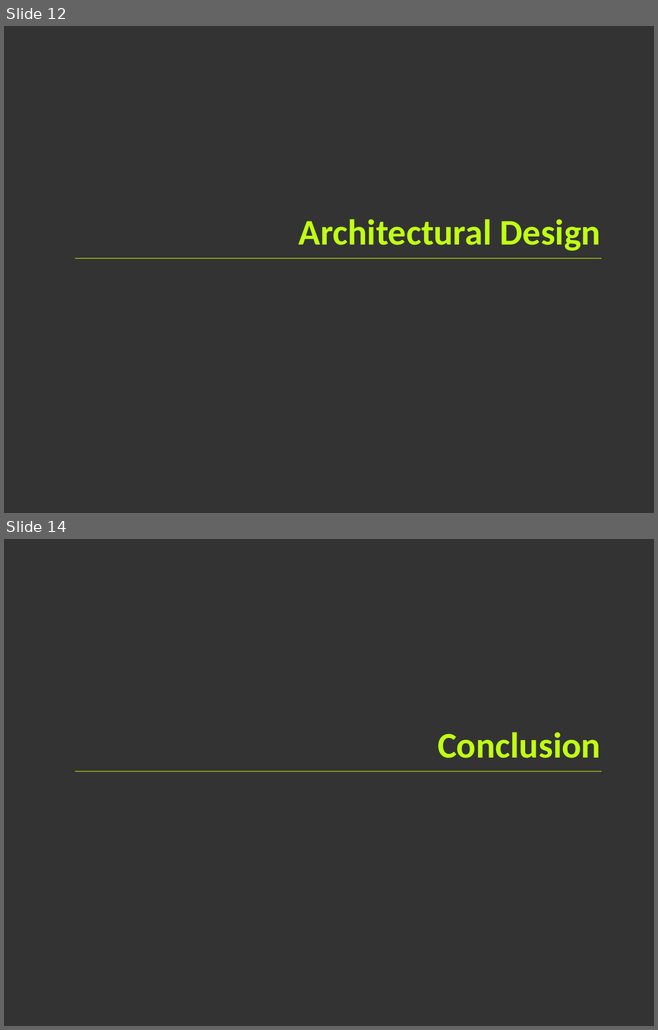
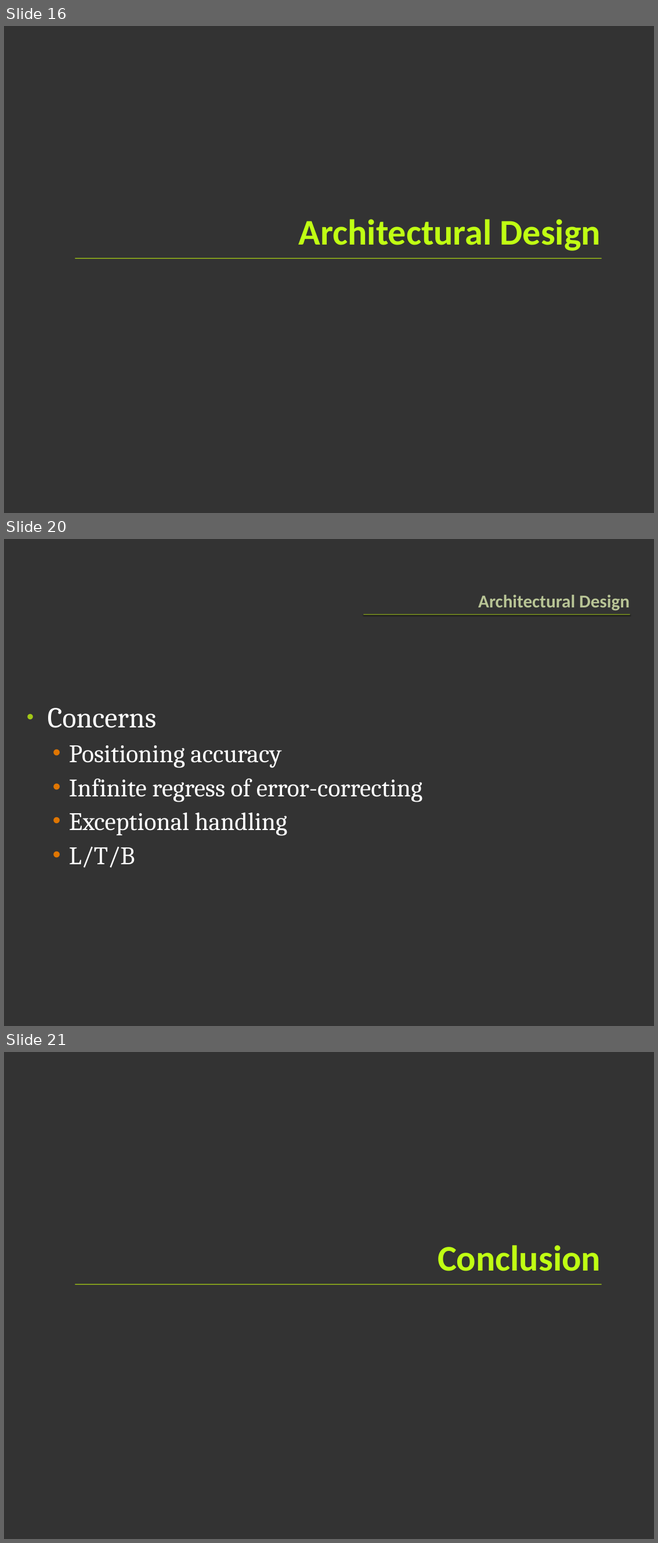
Before and after one commit to greck/0xDEADBEEF, a slide deck: PRES.pptx. Shown one above the other, each under a label of ours: slides 12 and 14 before the commit, slides 16, 20 and 21 after it; the slides between them are not shown. The pictures are 658x1030 and 658x1543 pixels, drawn with LibreOffice and Linux fonts; fonts in the diff are those of the drawing. Boxes give left, top, right and bottom in pixels: in the first picture for what was removed or moved away, otherwise in the second. Text is boxed around its words. In the diff, an @@ line names an element or a change of style, - is before the commit and + after.

```diff
--- a/PRES.pptx
+++ b/PRES.pptx
@@ slide 20 added at [4,539,654,1026], background #333333 @@
@@ title added at [478,595,629,610], 20 pt, text #BAC696, bold @@
+Architectural Design
@@ rectangle added at [363,614,630,615], fill #A2C816 @@
@@ text added at [48,708,422,868], 28 pt, text #FFFFFF @@
+• Concerns
+  • Positioning accuracy
+  • Infinite regress of error-correcting
+  • Exceptional handling
+  • L/T/B
@@ what was slide 12 is now slide 16 @@
@@ what was slide 14 is now slide 21 @@
```
Also in this commit, not shown: 4 slides changed, 7 other slides added, 1 slide removed.
